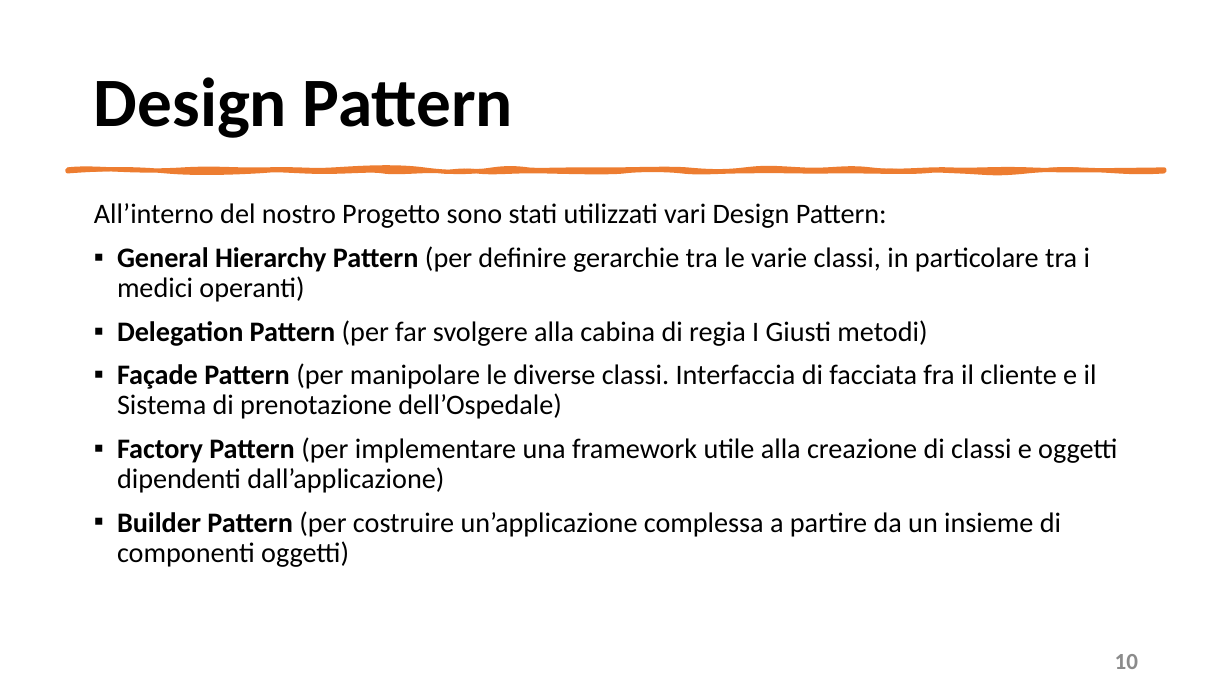
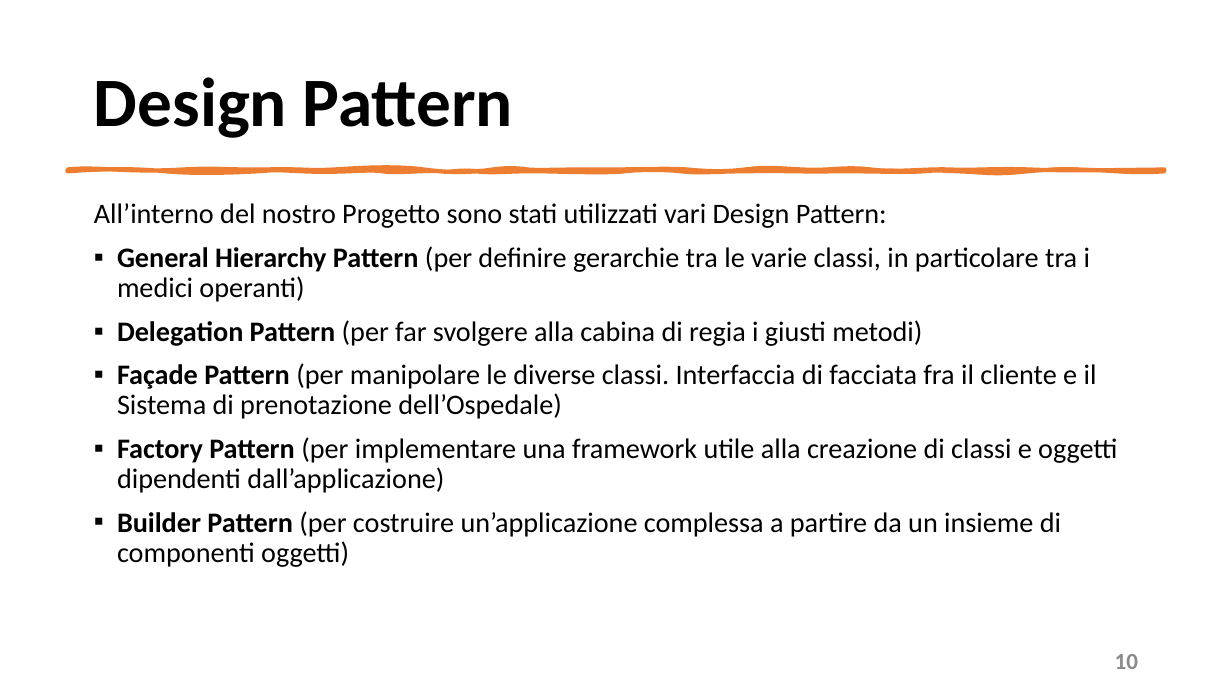
Before and after one commit to mangilimatteo/Progetto_Ingegneria_Software_Cattaneo_Mangili_Saini, a slide deck: slide 10 of Presentazione_Progetto.pptx. Drawn at 1232x693 pixels with LibreOffice and Linux fonts; fonts in the diff are those of the drawing. Boxes give left, top, right and bottom in pixels: in the first picture for what was removed or moved away, otherwise in the second. Text is boxed around its words. In the diff, an @@ line names an element or a change of style, - is before the commit and + after.

```diff
--- a/Presentazione_Progetto.pptx
+++ b/Presentazione_Progetto.pptx
@@ text at (x1=117, y1=320, x2=922, y2=346): text changed @@
-▪ Delegation Pattern (per far svolgere alla cabina di regia I Giusti metodi)
+▪ Delegation Pattern (per far svolgere alla cabina di regia i giusti metodi)
```
Also in this commit, not shown: 3 other slides changed.
